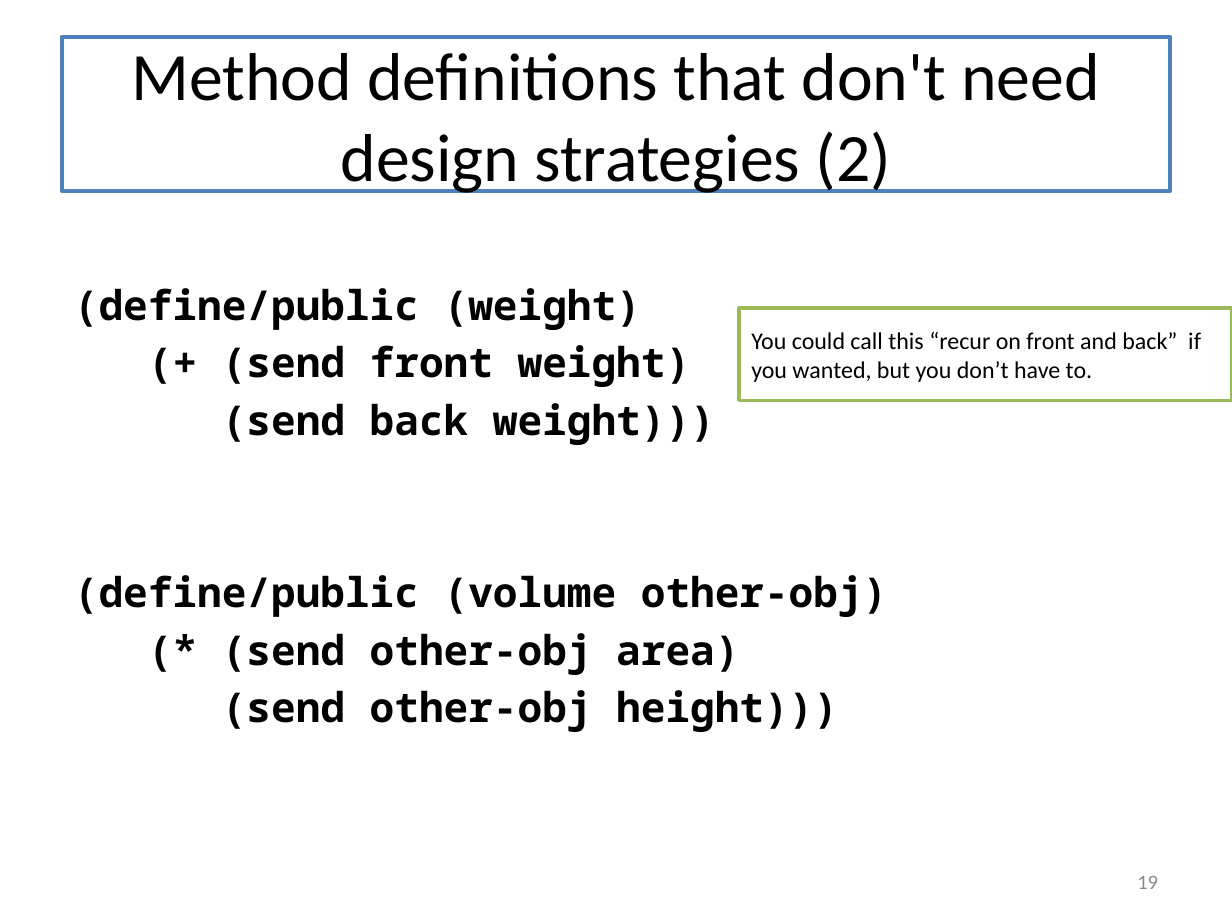
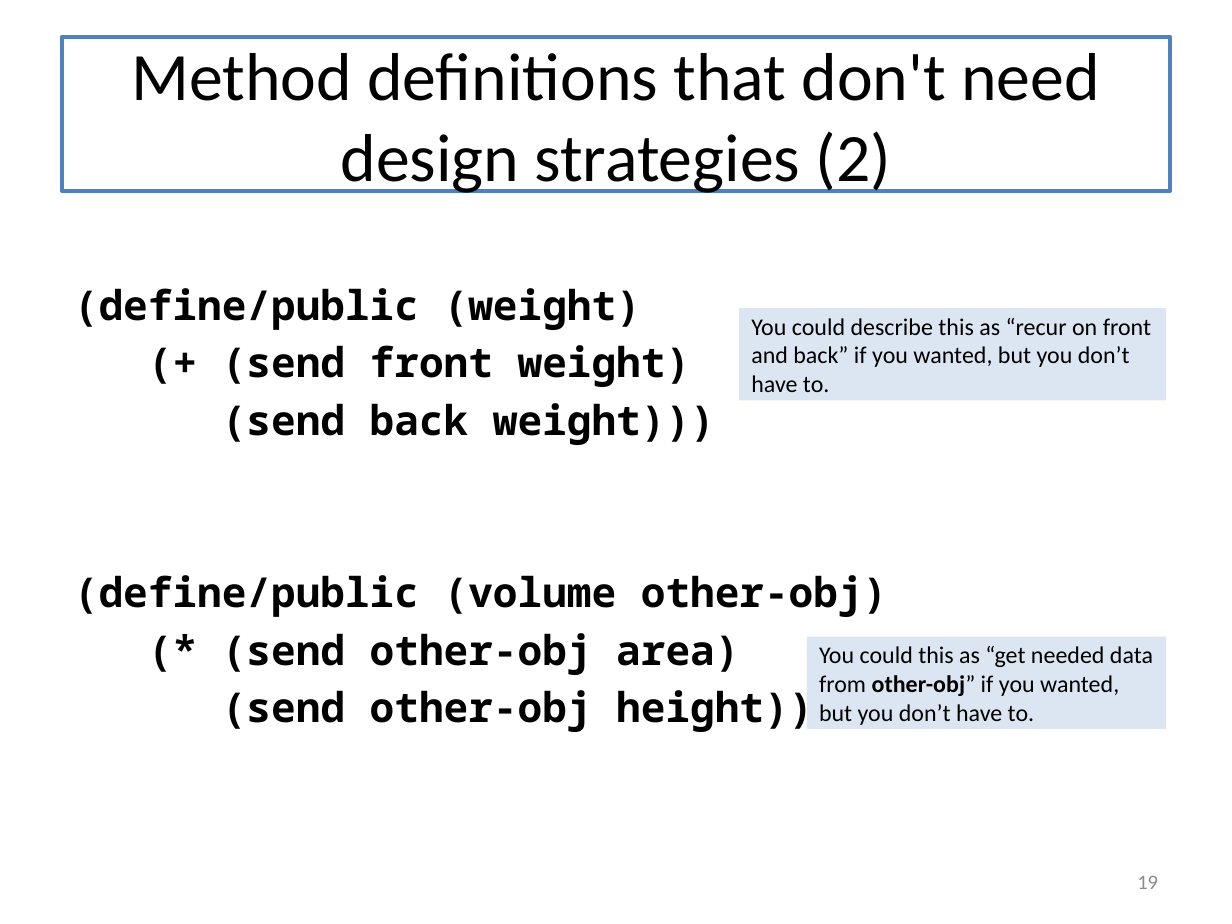
Before and after one commit to mwand/cs5010f16, a slide deck: slide 19 of Slides/Lesson 9.5 The Design Recipe Using Classes.pptx. Drawn at 1232x924 pixels with LibreOffice and Linux fonts; fonts in the diff are those of the drawing. Boxes give left, top, right and bottom in pixels: in the first picture for what was removed or moved away, otherwise in the second. Text is boxed around its words. In the diff, an @@ line names an element or a change of style, - is before the commit and + after.

```diff
--- a/Slides/Lesson 9.5 The Design Recipe Using Classes.pptx
+++ b/Slides/Lesson 9.5 The Design Recipe Using Classes.pptx
@@ rectangle "You could describe this as ...": place and size @@
-rectangle "You could describe this as ..." at (739,308,1232,400)
+rectangle "You could describe this as ..." at (739,308,1167,400)
@@ rectangle "You could describe this as ..." at (739,308,1167,400): fill #FFFFFF to #DCE6F2; outline #9BBB59 2 pt to none @@
@@ text in rectangle at (751,318,1151,392): text changed @@
-You could call this “recur on front and back” if you wanted, but you don’t have to.
+You could describe this as “recur on front and back” if you wanted, but you don’t have to.
@@ rectangle added at (807,637,1167,729), fill #DCE6F2, 14 pt, text #000000 @@
+You could this as “get needed data from other-obj” if you wanted, but you don’t have to.
```
Also in this commit, not shown: 11 other slides changed, 2 slides added, 8 other files.
